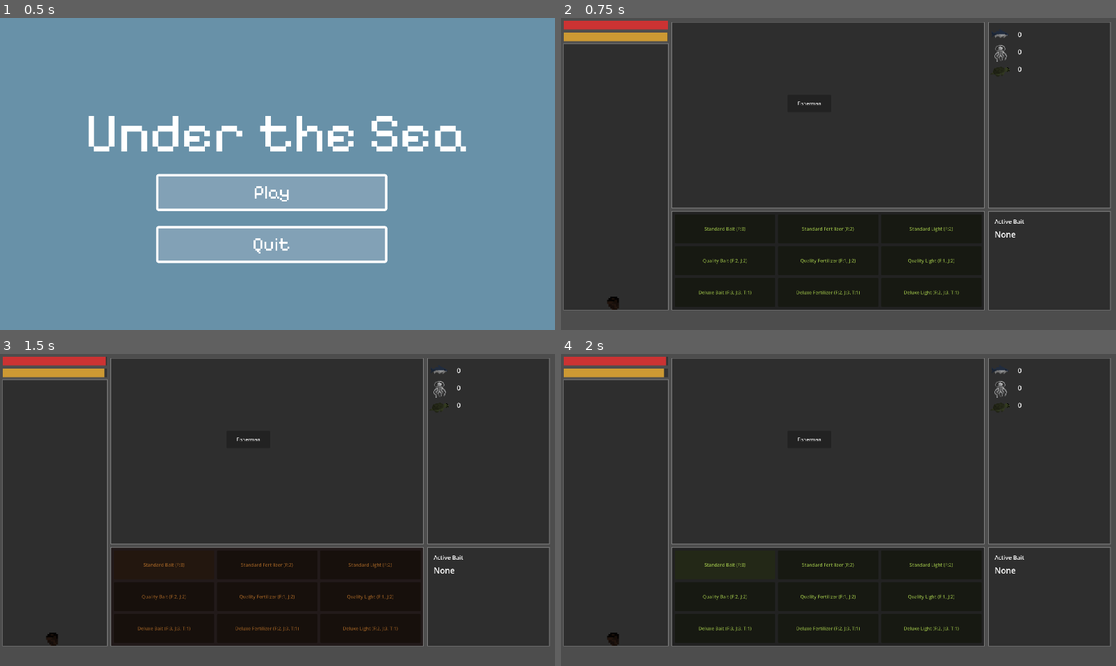
Above: before the commit, frames 1-4 (two rows, left to right).
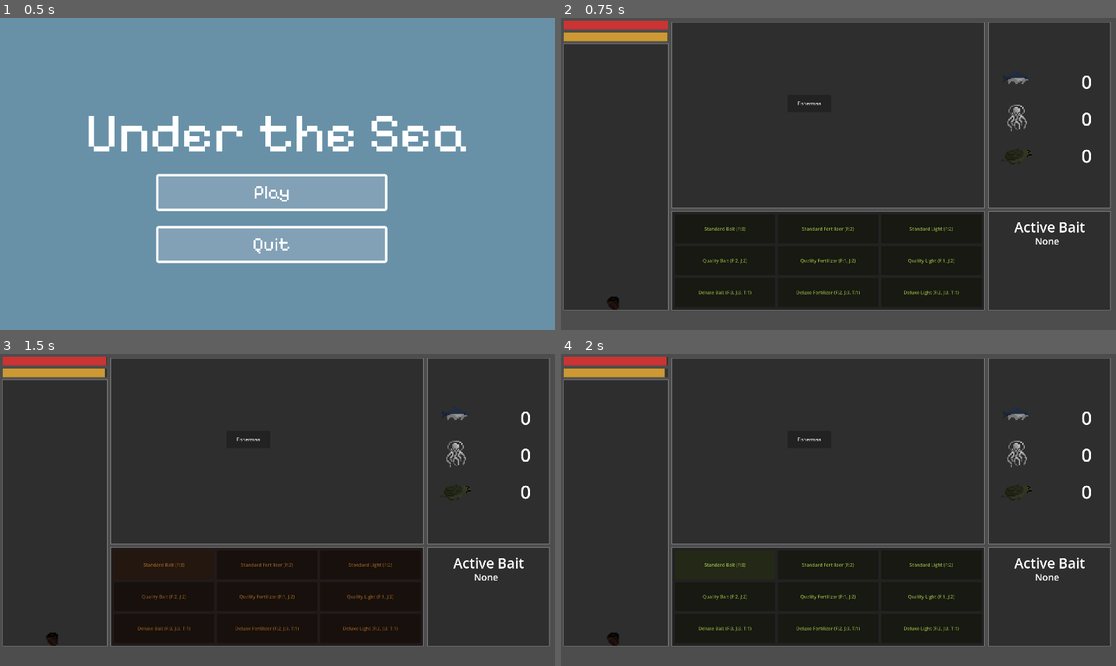
Above: after the commit, the same moments.

Repository: wondertrash/underthesea
Game: Godot game, scene res://mainmenu.tscn
The game is run twice, just before and just after one commit, with the same random seed, the same clock (stepped at 60 frames per second) and the same inputs.
Inputs:
- Up to frame 1 (0.5 s): no input
- Up to frame 2 (0.75 s): click "Play" at 0.5 s
- Up to frame 3 (1.5 s): click "Standard Bait (F:3)" at 1.25 s
- Up to frame 4 (2 s): no input

Frame 1 is identical in both runs. In frame 2, 0.8% of the frame differs, in the area x 77-96%, y 4-73%; in frame 3, 0.8%; in frame 4, 0.8%, in the area x 18-96%, y 0-73%.

Commit message:
ui fixes, will change colours after

Diff:
--- a/under-the-sea/events.gd
+++ b/under-the-sea/events.gd
@@ -27,12 +27,12 @@
 	add_child(border)
 	fisherman_button = Button.new()
 	fisherman_button.text = "Fisherman"
-	fisherman_button.position = events_position + Vector2(400, 250)#change position
-	fisherman_button.size = Vector2(150, 60)#change size
+	fisherman_button.position = events_position + Vector2(400, 250)
+	fisherman_button.size = Vector2(150, 60)
 	fisherman_button.pressed.connect(_on_fisherman_clicked)
 	add_child(fisherman_button)
 	feedback_label = Label.new()
-	feedback_label.position = events_position + Vector2(370, 320)#change position
+	feedback_label.position = events_position + Vector2(370, 320)
 	feedback_label.size = Vector2(300, 40)
 	feedback_label.horizontal_alignment = HORIZONTAL_ALIGNMENT_CENTER
 	feedback_label.add_theme_font_size_override("font_size", 18)
@@ -61,7 +61,7 @@
 	else:
 		player.inventory[result] += 1
 		feedback_label.text = "You caught a %s!" % result
-	await get_tree().create_timer(3.0).timeout
+	await get_tree().create_timer(2.5).timeout
 	feedback_label.text = ""
 	is_fishing = false
 	fisherman_button.disabled = false
--- a/under-the-sea/inventory.gd
+++ b/under-the-sea/inventory.gd
@@ -19,20 +19,20 @@
 	border.color = Color(0.5, 0.5, 0.5)
 	border.z_index = -1
 	add_child(border)
-	_add_item("fish", "res://Assets/fish.png", Vector2(0, 0))
-	_add_item("jellyfish", "res://Assets/jellyfish.png", Vector2(0, 60))
-	_add_item("turtle", "res://Assets/turtle.png", Vector2(0, 120))
+	_add_item("fish", "res://Assets/fish.png", Vector2(32, 128))
+	_add_item("jellyfish", "res://Assets/jellyfish.png", Vector2(32, 256))
+	_add_item("turtle", "res://Assets/turtle.png", Vector2(32, 384))
 func _add_item(item_key: String, texture_path: String, offset: Vector2) -> void:
 	var base_pos = events_position + offset
 	var img = TextureRect.new()
 	img.texture = load(texture_path)
 	img.position = base_pos
-	img.size = Vector2(80, 80)
+	img.size = Vector2(128, 128)
 	img.stretch_mode = TextureRect.STRETCH_KEEP_ASPECT_CENTERED
 	add_child(img)
 	var label = Label.new()
-	label.add_theme_font_size_override("font_size", 24)
-	label.position = base_pos + Vector2(100, 24)
+	label.add_theme_font_size_override("font_size", 64)
+	label.position = base_pos + Vector2(288, 32)
 	label.text = "0"
 	add_child(label)
 	match item_key:
--- a/under-the-sea/refresh.gd
+++ b/under-the-sea/refresh.gd
@@ -19,13 +19,13 @@
 	add_child(border)
 	var title = Label.new()
 	title.text = "Active Bait"
-	title.position = events_position + Vector2(20, 20)#change
-	title.add_theme_font_size_override("font_size", 20)
+	title.position = events_position + Vector2(88, 20)
+	title.add_theme_font_size_override("font_size", 48)
 	add_child(title)
 	bait_label = Label.new()
 	bait_label.text = "None"
-	bait_label.position = events_position + Vector2(20, 60)#change
-	bait_label.add_theme_font_size_override("font_size", 28)
+	bait_label.position = events_position + Vector2(160, 80)
+	bait_label.add_theme_font_size_override("font_size", 32)
 	add_child(bait_label)
 func _process(_delta: float) -> void:
 	if player:
--- a/under-the-sea/resourcestats.gd
+++ b/under-the-sea/resourcestats.gd
@@ -6,8 +6,8 @@
 var nutrients: float = 255.0
 var sunlight: float = 255.0
 var max_value: float = 255.0
-var nutrients_drain: float = 2.8
-var sunlight_drain: float = 6.4
+var nutrients_drain: float = 2.4
+var sunlight_drain: float = 5.6
 var game_over: bool = false
 func _ready() -> void:
 	nutrients_bg = ColorRect.new()
